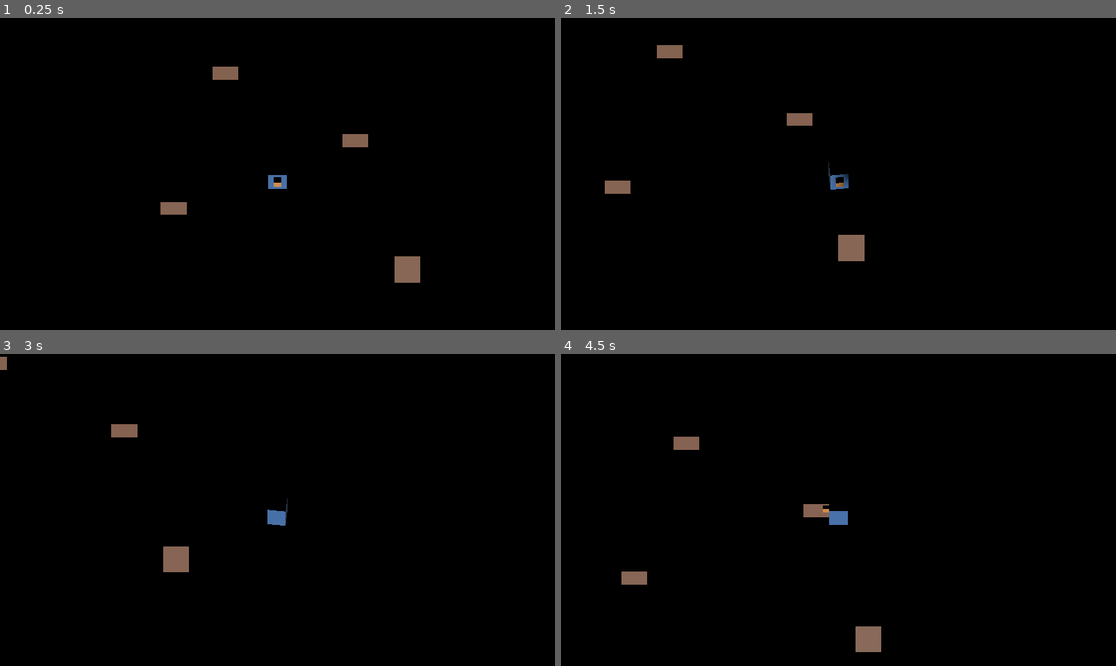
Above: before the commit, frames 1-4 (two rows, left to right).
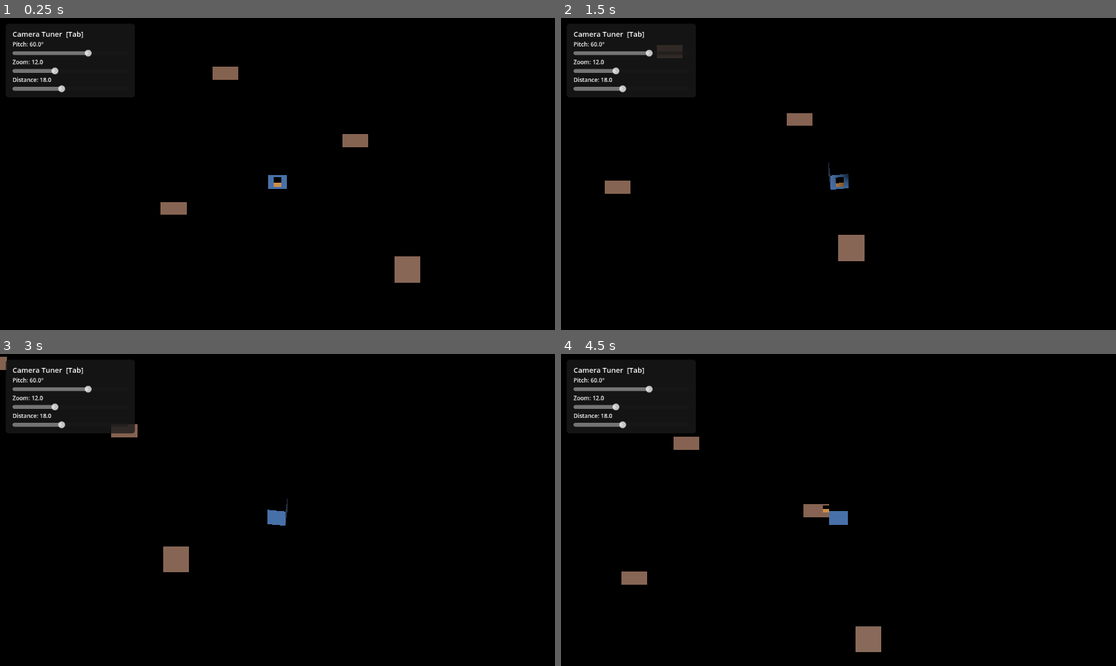
Above: after the commit, the same moments.

Repository: ninthfreak/ActionAdventureVoxel
Game: Godot game, scene res://scenes/main.tscn
Same seed, same stepped clock (60 frames per second), same inputs: the game is played once before the commit and once after it.
Inputs:
- Up to frame 1 (0.25 s): no input
- Up to frame 2 (1.5 s): tap Enter at 0.5 s; hold D (move_right) 0.53-1.28 s; hold Tab (toggle_tuner, bound only after the commit) 0.53-1.28 s; hold S (move_down) from 1.28 s (still down); tap Tab (toggle_tuner, bound only after the commit) at 1.35 s
- Up to frame 3 (3 s): release S (move_down) at 2.03 s; hold D (move_right) 2.03-2.78 s; hold Tab (toggle_tuner, bound only after the commit) 2.03-2.78 s; hold W (move_up) from 2.78 s (still down); tap Tab (toggle_tuner, bound only after the commit) at 2.85 s
- Up to frame 4 (4.5 s): release W (move_up) at 3.53 s; hold Tab (toggle_tuner, bound only after the commit) 3.53-4.28 s; hold A (move_left) from 3.53 s (still down); tap Tab (toggle_tuner, bound only after the commit) at 4.35 s

The runs differ from the first frame. In frame 1, 0.8% of the frame differs, in the area x 2-17%, y 4-24%; in frame 2, 1.0%, in the area x 2-22%, y 4-24%; in frame 3, 0.9%; in frame 4, 0.8%.

Commit message:
Add in-game camera tuner overlay
Slider panel for pitch, zoom, and distance — lets you scrub the camera
feel while playing instead of going back to the editor inspector.
Press Tab to show/hide.

Co-Authored-By: Claude Opus 4.6 <noreply@anthropic.com>
Claude-Session: https://claude.ai/code/session_0168A7UbHfBLMdtnJfLHTF79

Diff:
--- a/project.godot
+++ b/project.godot
@@ -27,6 +27,10 @@
 "deadzone": 0.5,
 "events": [Object(InputEventKey,"resource_local_to_scene":false,"resource_name":"","device":-1,"window_id":0,"alt_press …(496 unchanged characters)…
 }
+toggle_tuner={
+"deadzone": 0.5,
+"events": [Object(InputEventKey,"resource_local_to_scene":false,"resource_name":"","device":-1,"window_id":0,"alt_pressed":false,"shift_pressed":false,"ctrl_pressed":false,"meta_pressed":false,"pressed":false,"keycode":0,"physical_keycode":4194306,"key_label":0,"unicode":0,"location":0,"echo":false,"script":null)]
+}
 
 [rendering]
 
--- a/scenes/main.tscn
+++ b/scenes/main.tscn
@@ -1,7 +1,8 @@
-[gd_scene load_steps=14 format=3]
+[gd_scene load_steps=15 format=3]
 
 [ext_resource type="Script" path="res://scripts/player.gd" id="1_player"]
 [ext_resource type="Script" path="res://scripts/camera_rig.gd" id="2_camrig"]
+[ext_resource type="Script" path="res://scripts/camera_tuner.gd" id="3_tuner"]
 
 [sub_resource type="StandardMaterial3D" id="Mat_ground"]
 albedo_color = Color(0.36, 0.45, 0.38, 1)
@@ -135,3 +136,7 @@
 transform = Transform3D(1, 0, 0, 0, 1, 0, 0, 0, 1, 0, 0, 18)
 projection = 1
 size = 12.0
+
+[node name="CameraTuner" type="CanvasLayer" parent="."]
+script = ExtResource("3_tuner")
+camera_rig_path = NodePath("../CameraRig")
--- /dev/null
+++ b/scripts/camera_tuner.gd
@@ -0,0 +1,110 @@
+extends CanvasLayer
+## In-game slider panel for tuning camera rig parameters in real time.
+## Press Tab to show/hide.
+
+@export var camera_rig_path: NodePath
+
+var _panel: PanelContainer
+var _pitch_slider: HSlider
+var _size_slider: HSlider
+var _dist_slider: HSlider
+var _pitch_label: Label
+var _size_label: Label
+var _dist_label: Label
+
+func _ready() -> void:
+	_build_ui()
+	_sync_from_rig()
+
+func _unhandled_input(event: InputEvent) -> void:
+	if event.is_action_pressed("toggle_tuner"):
+		_panel.visible = not _panel.visible
+		get_viewport().set_input_as_handled()
+
+func _build_ui() -> void:
+	_panel = PanelContainer.new()
+	_panel.offset_left = 12.0
+	_panel.offset_top = 12.0
+
+	var style := StyleBoxFlat.new()
+	style.bg_color = Color(0.1, 0.1, 0.1, 0.78)
+	style.corner_radius_top_left = 6
+	style.corner_radius_top_right = 6
+	style.corner_radius_bottom_left = 6
+	style.corner_radius_bottom_right = 6
+	style.content_margin_left = 14.0
+	style.content_margin_right = 14.0
+	style.content_margin_top = 10.0
+	style.content_margin_bottom = 10.0
+	_panel.add_theme_stylebox_override("panel", style)
+
+	var vbox := VBoxContainer.new()
+	vbox.add_theme_constant_override("separation", 2)
+	_panel.add_child(vbox)
+
+	var title := Label.new()
+	title.text = "Camera Tuner  [Tab]"
+	title.add_theme_font_size_override("font_size", 15)
+	vbox.add_child(title)
+
+	_pitch_label = Label.new()
+	_pitch_slider = _add_slider(vbox, _pitch_label, 0.0, 90.0, 0.5)
+	_pitch_slider.value_changed.connect(_on_pitch_changed)
+
+	_size_label = Label.new()
+	_size_slider = _add_slider(vbox, _size_label, 2.0, 30.0, 0.5)
+	_size_slider.value_changed.connect(_on_size_changed)
+
+	_dist_label = Label.new()
+	_dist_slider = _add_slider(vbox, _dist_label, 2.0, 40.0, 0.5)
+	_dist_slider.value_changed.connect(_on_dist_changed)
+
+	add_child(_panel)
+
+func _add_slider(parent: VBoxContainer, label: Label, min_val: float, max_val: float, step: float) -> HSlider:
+	label.add_theme_font_size_override("font_size", 12)
+	parent.add_child(label)
+	var slider := HSlider.new()
+	slider.min_value = min_val
+	slider.max_value = max_val
+	slider.step = step
+	slider.custom_minimum_size.x = 240.0
+	parent.add_child(slider)
+	return slider
+
+func _sync_from_rig() -> void:
+	var rig := _get_rig()
+	if not rig:
+		return
+	_pitch_slider.set_value_no_signal(rig.camera_pitch_degrees)
+	_size_slider.set_value_no_signal(rig.camera_view_size)
+	_dist_slider.set_value_no_signal(rig.camera_distance)
+	_update_labels()
+
+func _get_rig() -> Node:
+	if camera_rig_path.is_empty():
+		return null
+	return get_node_or_null(camera_rig_path)
+
+func _update_labels() -> void:
+	_pitch_label.text = "Pitch: %.1f°" % _pitch_slider.value
+	_size_label.text = "Zoom: %.1f" % _size_slider.value
+	_dist_label.text = "Distance: %.1f" % _dist_slider.value
+
+func _on_pitch_changed(value: float) -> void:
+	var rig := _get_rig()
+	if rig:
+		rig.camera_pitch_degrees = value
+	_update_labels()
+
+func _on_size_changed(value: float) -> void:
+	var rig := _get_rig()
+	if rig:
+		rig.camera_view_size = value
+	_update_labels()
+
+func _on_dist_changed(value: float) -> void:
+	var rig := _get_rig()
+	if rig:
+		rig.camera_distance = value
+	_update_labels()
